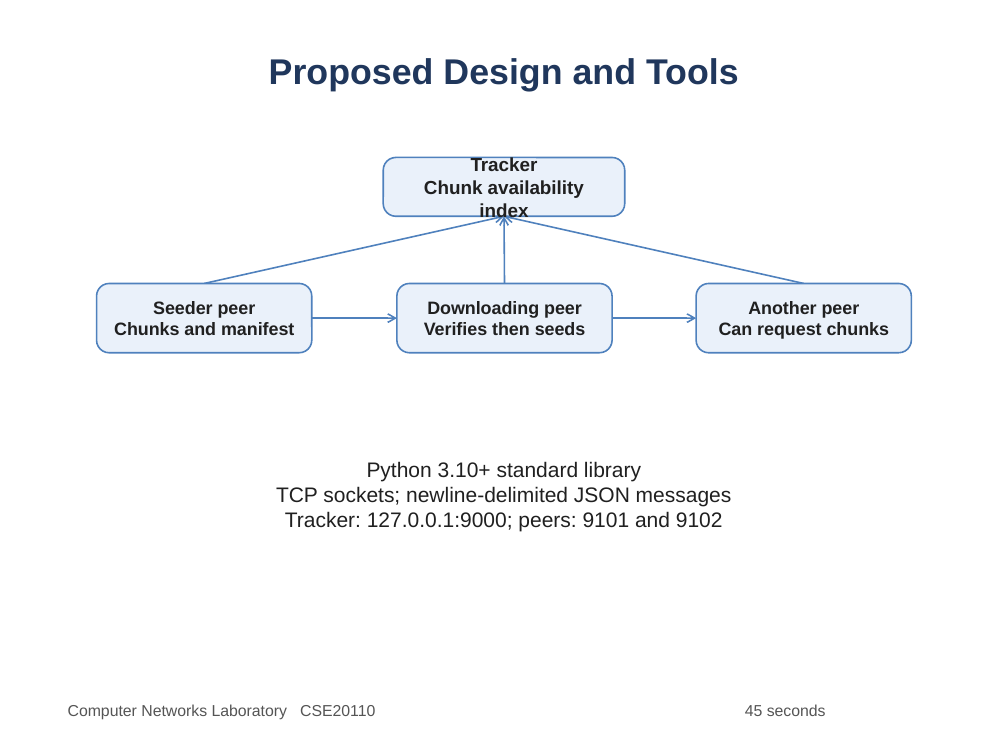
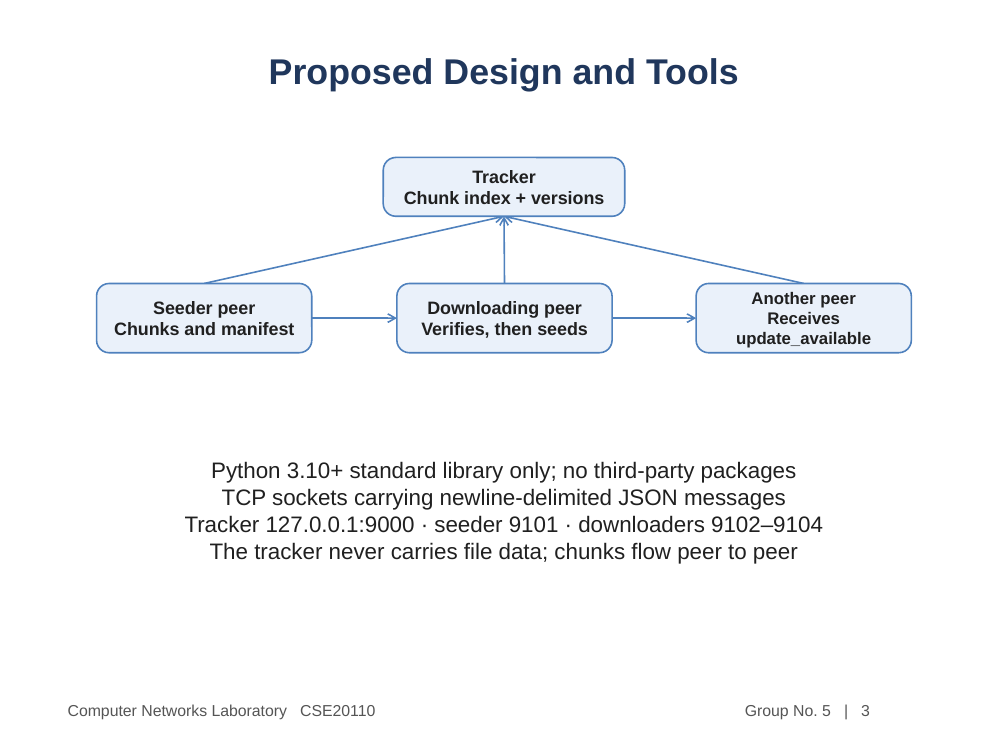
Before and after one commit to aaronantao/p2p-file-distribution, a slide deck: slide 3 of outputs/P2P_File_Distribution_System_Presentation.pptx. Drawn at 1008x756 pixels with LibreOffice and Linux fonts; fonts in the diff are those of the drawing. Boxes give left, top, right and bottom in pixels: in the first picture for what was removed or moved away, otherwise in the second. Text is boxed around its words. In the diff, an @@ line names an element or a change of style, - is before the commit and + after.

```diff
--- a/outputs/P2P_File_Distribution_System_Presentation.pptx
+++ b/outputs/P2P_File_Distribution_System_Presentation.pptx
@@ text in rounded rectangle at (472, 170, 535, 183): size 13.5 to 12.8 pt in "Tracker" @@
@@ text in rounded rectangle at (404, 191, 604, 204): text changed; size 13.5 to 12.8 pt @@
-Chunk availability index
+Chunk index + versions
@@ text in rounded rectangle at (751, 292, 855, 308): size 12.8 to 12 pt in "Another peer" @@
@@ text in rounded rectangle at (421, 322, 588, 338): text changed @@
-Verifies then seeds
+Verifies, then seeds
@@ text in rounded rectangle at (736, 312, 871, 348): text changed; size 12.8 to 12 pt @@
-Can request chunks
+Receives update_available
@@ text at (185, 461, 823, 564): text changed; size 15 to 16 pt @@
-Python 3.10+ standard library
-TCP sockets; newline-delimited JSON messages
-Tracker: 127.0.0.1:9000; peers: 9101 and 9102
+Python 3.10+ standard library only; no third-party packages
+TCP sockets carrying newline-delimited JSON messages
+Tracker 127.0.0.1:9000 · seeder 9101 · downloaders 9102–9104
+The tracker never carries file data; chunks flow peer to peer
@@ text at (745, 705, 870, 720): text changed @@
-45 seconds
+Group No. 5 | 3
```
Also in this commit, not shown: 7 other slides changed, 2 slides added.
